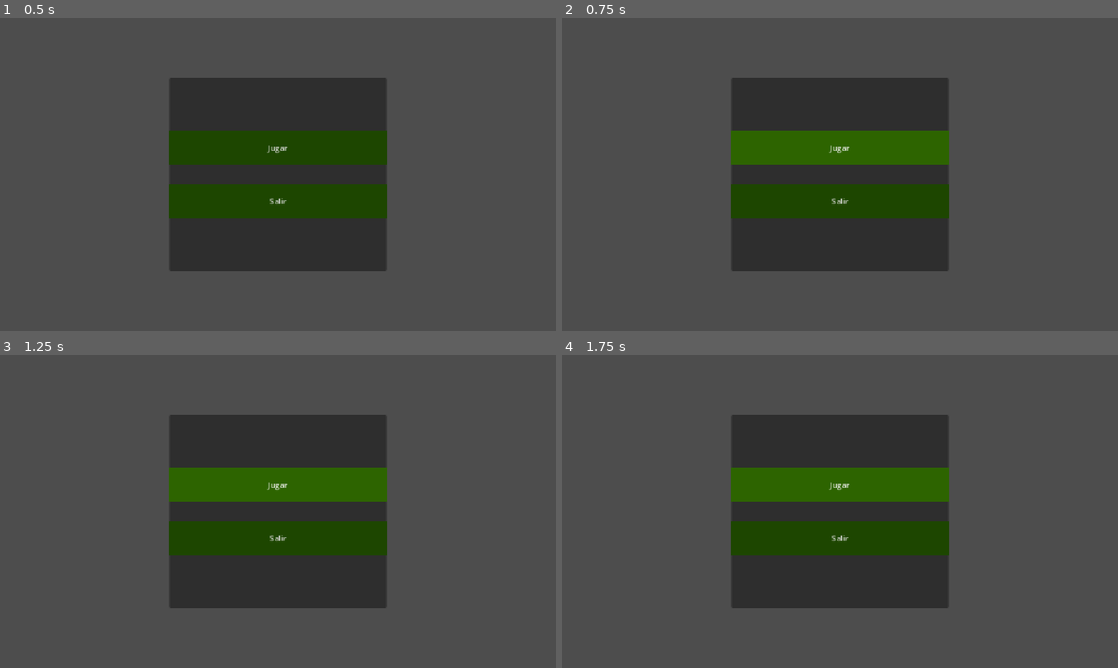
Above: before the commit, frames 1-4 (two rows, left to right).
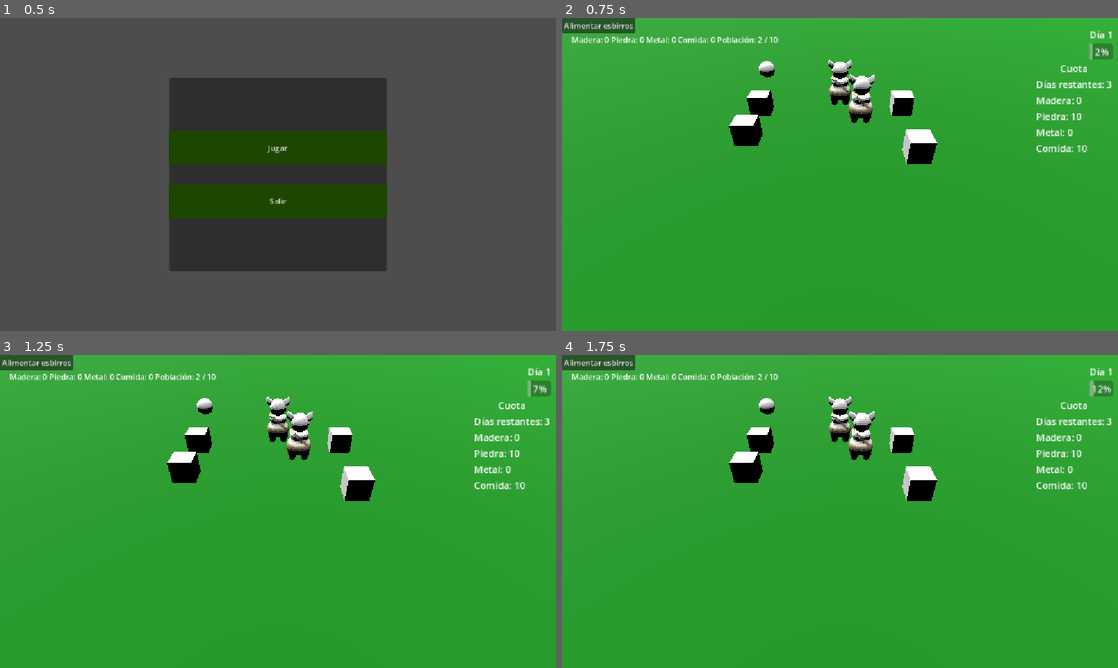
Above: after the commit, the same moments.

Repository: GonzaloDP/Proto-team-2
Game: Godot game, scene res://Escenas/Main_Menu.tscn
Same seed, same stepped clock (60 frames per second), same inputs: the game is played once before the commit and once after it.
Inputs (mouse positions are in pixels of both pictures, inside the frame that each line leads up to):
- Up to frame 1 (0.5 s): no input
- Up to frame 2 (0.75 s): click "Jugar" at 0.5 s
- Up to frame 3 (1.25 s): no input
- Up to frame 4 (1.75 s): click (840, 486) at 1.25 s, where only the run before the commit has a clickable "Jugar"

Frame 1 is identical in both runs. In frame 2, 100% of the frame differs, in the area x 0-100%, y 0-100%; in frame 3, 100%; in frame 4, 100%.
Error before the commit: Parse Error: Could not parse global class "Edificio" from "res://Scripts/edificio.gd". (res://Scripts/unidad.gd:22)

Commit message:
Arreglados errores del proceso de mergeo.

Diff:
--- a/proto-team-2/Escenas/Level.tscn
+++ b/proto-team-2/Escenas/Level.tscn
@@ -591,10 +591,6 @@
 [node name="PenaltiesManager" type="Node" parent="." unique_id=2043099679]
 script = ExtResource("18_xytri")
 
-[node name="EdificioComedor" parent="." unique_id=652307072 groups=["Comedores"] instance=ExtResource("19_ofqdk")]
-transform = Transform3D(1, 0, 0, 0, 1, 0, 0, 0, 1, -2.0670872, 0.125, 7.448612)
-completado = true
-
 [connection signal="pressed" from="UI/AlimentarDebug" to="." method="_on_alimentar_debug_pressed"]
 [connection signal="pressed" from="UI/PauseMenu/Panel/ResumeButton" to="UI/PauseMenu" method="_on_resume_button_pressed"]
 [connection signal="pressed" from="UI/PauseMenu/Panel/RestartButton" to="UI/PauseMenu" method="_on_restart_button_pressed"]
--- a/proto-team-2/Scripts/edificio.gd
+++ b/proto-team-2/Scripts/edificio.gd
@@ -19,7 +19,6 @@
 
 var puntos_totales: float = 100.0
 var puntos_actuales: float = 0.0
-@export var completado: bool = false
 var tipo_actual: String = ""
 
 var base_instanciada: Node3D = null
--- a/proto-team-2/Scripts/edificio_comedor.gd
+++ b/proto-team-2/Scripts/edificio_comedor.gd
@@ -61,14 +61,14 @@
 	puntos_actuales += cantidad
 	var progreso = puntos_actuales / puntos_totales
 
-	mesh_instance.scale = Vector3(1, max(0.1,progreso), 1)
+#	mesh_instance.scale = Vector3(1, max(0.1,progreso), 1)
 	#mesh_instance.scale = Vector3(1, max(0.1, progreso), 1)
 
 	if puntos_actuales >= puntos_totales:
 		completado = true
 		add_to_group("Comedores")
 
-		mesh_instance.scale = Vector3(1, 1, 1)
+		#mesh_instance.scale = Vector3(1, 1, 1)
 
 		if barra_progreso:
 			barra_progreso.hide()
--- a/proto-team-2/Scripts/unidad.gd
+++ b/proto-team-2/Scripts/unidad.gd
@@ -298,8 +298,7 @@
 		target_edificio = null
 		target_resource = null
 
-		if(get_tree().get_nodes_in_group("Comedores").is_empty()):	#Si no hay ningún comedor, la unidad se pondrá en rojo y setteara su propia posición como destino. (Es decir, se quedará quieta en el lugar)
-			$MeshInstance3D.mesh.material.albedo_color = Color("DARK_RED")
+		if(get_tree().get_nodes_in_group("Comedores").is_empty()):	#Si no hay ningún comedor, la unidad setteara su propia posición como destino. (Es decir, se quedará quieta en el lugar). Nota: Aquí cabería una animación o efecto de partícula.
 			set_move_target(global_position)
 		else:	#Si existen comedores, empezará a evaluarlos para encontrar el más cercano.
 			goEat()
